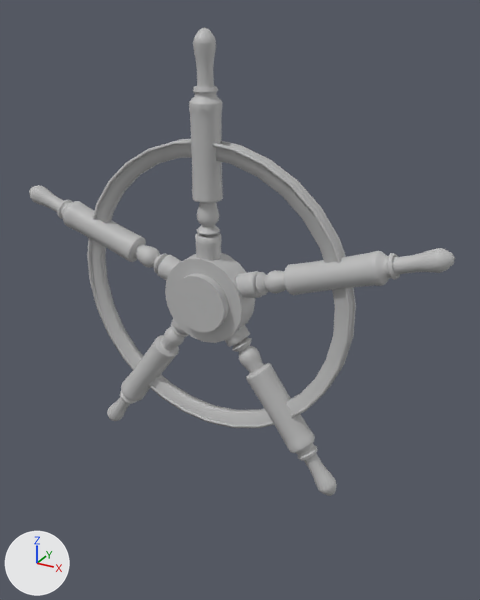
A saved change to the FBX model Assets/models/boatwheel.fbx.
Rendered twice from a camera (50 mm lens) standing at (0.58, -0.941, 0.539) and looking at (0.051, 0.02, 0.059). Lighting does not change. The marker at lower left points along +X, +Y and +Z. Where no turn or scale is listed for an object, it has been applied to the vertices.

The first picture shows 'handle', 'handle1', 'handle2', 'handle3', 'handle4', 'pCube1', 'pCylinder1', 'pCylinder2'.
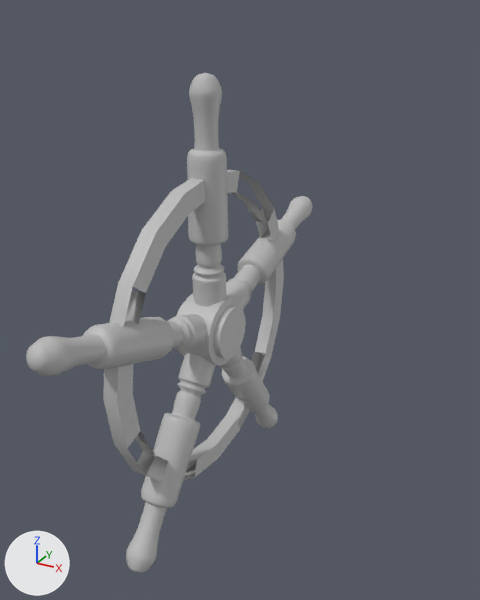
Where the change shows, as pixel boxes (x1, y1, x2, y2) in the pictures (480 x 600 px):
'pCube1', deleted: before (87, 139, 356, 428)
'pCylinder5', added: after (103, 170, 284, 482)
'revolvedSurface1', added: after (187, 73, 228, 306)
'revolvedSurface2', added: after (26, 314, 207, 376)
'revolvedSurface3', added: after (126, 353, 216, 573)
'handle', deleted: before (189, 27, 223, 261)
'handle4', deleted: before (236, 248, 455, 298)
'pCylinder1', moved, turned, rescaled: before (165, 253, 255, 343); after (178, 293, 243, 366)
'handle3', deleted: before (225, 325, 337, 496)
'pCylinder2', moved, turned, rescaled: before (172, 273, 228, 333); after (176, 301, 246, 359)
'handle1', deleted: before (29, 185, 181, 280)
'revolvedSurface5', added: after (226, 196, 312, 309)
'handle2', deleted: before (107, 319, 189, 421)
'revolvedSurface4', added: after (217, 347, 278, 428)

Edits to the bpy script that builds the scene:
```text
Add me_mesh_004_1:
    me_mesh_004_1.from_pydata(...)  # 719 vertices, 705 faces; spans x -0.035..0.035, y -0.009..0.381, z -0.028..0.14
    me_mesh_004_1.materials.append(mat_lambert1)  # grey #bcbcbc
Add me_mesh_1:
    me_mesh_1.from_pydata(...)  # 719 vertices, 705 faces; spans x -0.035..0.035, y -0.035..0.035, z 0.0..0.4
    me_mesh_1.materials.append(mat_lambert1)  # grey #bcbcbc
Add me_mesh_001_1:
    me_mesh_001_1.from_pydata(...)  # 719 vertices, 705 faces; spans x -0.035..0.035, y -0.381..0.009, z -0.028..0.14
    me_mesh_001_1.materials.append(mat_lambert1)  # grey #bcbcbc
Add me_mesh_003_1:
    me_mesh_003_1.from_pydata(...)  # 719 vertices, 705 faces; spans x -0.035..0.035, y -0.024..0.245, z -0.328..0.018
    me_mesh_003_1.materials.append(mat_lambert1)  # grey #bcbcbc
Add me_mesh_002_1:
    me_mesh_002_1.from_pydata(...)  # 719 vertices, 705 faces; spans x -0.035..0.035, y -0.245..0.024, z -0.328..0.018
    me_mesh_002_1.materials.append(mat_lambert1)  # grey #bcbcbc
Add me_mesh_007_1:
    me_mesh_007_1.from_pydata(...)  # 96 vertices, 62 faces; spans x -0.013..0.013, y -0.288..0.288, z -0.288..0.288
    me_mesh_007_1.materials.append(mat_lambert1)  # grey #bcbcbc
Remove ob_handle4:
    ob_handle4 = bpy.data.objects.new('handle4', me_mesh_004)
    ob_handle4.location = (0.041, 0.0, 0.087)
Remove ob_handle:
    ob_handle = bpy.data.objects.new('handle', me_mesh)
    ob_handle.location = (0.0, 0.0, 0.118)
Remove ob_handle1:
    ob_handle1 = bpy.data.objects.new('handle1', me_mesh_001)
    ob_handle1.location = (-0.038, 0.0, 0.086)
Remove ob_handle2:
    ob_handle2 = bpy.data.objects.new('handle2', me_mesh_002)
    ob_handle2.location = (-0.026, 0.0, 0.039)
Change ob_pcylinder1:
    ob_pcylinder1.location: (0.0, 0.0, 0.062) -> (0.0, 0.0, 0.0)
    ob_pcylinder1.rotation_euler: (-3.142, 0.0, 0.0) -> (1.571, -1.571, 0.0)  # degrees (-180, 0, 0) -> degrees (90, -90, 0)
    ob_pcylinder1.scale: (0.08, 0.025, 0.08) -> (0.0635, 0.0351, 0.0635)
Remove ob_pcube1:
    ob_pcube1 = bpy.data.objects.new('pCube1', me_mesh_007)
    ob_pcube1.location = (0.0, 0.0, 0.337)
Remove ob_handle3:
    ob_handle3 = bpy.data.objects.new('handle3', me_mesh_003)
    ob_handle3.location = (0.026, 0.0, 0.038)
Change ob_pcylinder2:
    ob_pcylinder2.location: (0.0, 0.0, 0.062) -> (0.0, 0.0, 0.0)
    ob_pcylinder2.rotation_euler: (-3.142, 0.0, 0.0) -> (1.571, -1.571, 0.0)  # degrees (-180, 0, 0) -> degrees (90, -90, 0)
    ob_pcylinder2.scale: (0.0532, 0.0405, 0.0532) -> (0.0481, 0.0481, 0.0481)
Add ob_revolvedsurface5:
    ob_revolvedsurface5 = bpy.data.objects.new('revolvedSurface5', me_mesh_004_1)
    ob_revolvedsurface5.location = (0.0, 0.044, 0.014)
Add ob_revolvedsurface1:
    ob_revolvedsurface1 = bpy.data.objects.new('revolvedSurface1', me_mesh_1)
    ob_revolvedsurface1.location = (0.0, 0.0, 0.046)
Add ob_revolvedsurface2:
    ob_revolvedsurface2 = bpy.data.objects.new('revolvedSurface2', me_mesh_001_1)
    ob_revolvedsurface2.location = (0.0, -0.044, 0.014)
Add ob_revolvedsurface4:
    ob_revolvedsurface4 = bpy.data.objects.new('revolvedSurface4', me_mesh_003_1)
    ob_revolvedsurface4.location = (0.0, 0.027, -0.037)
Add ob_revolvedsurface3:
    ob_revolvedsurface3 = bpy.data.objects.new('revolvedSurface3', me_mesh_002_1)
    ob_revolvedsurface3.location = (0.0, -0.027, -0.037)
Add ob_pcylinder5:
    ob_pcylinder5 = bpy.data.objects.new('pCylinder5', me_mesh_007_1)
    ob_pcylinder5.location = (0.0, 0.0, 0.0)
```
